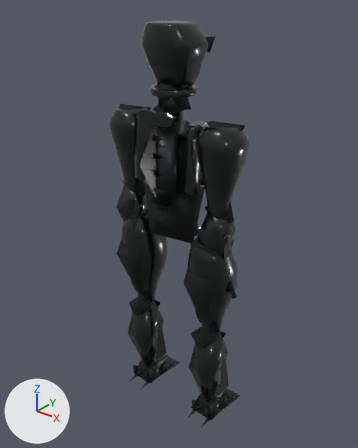
The glTF model public/models/morrow-lod.glb as it was, and as the next commit left it.
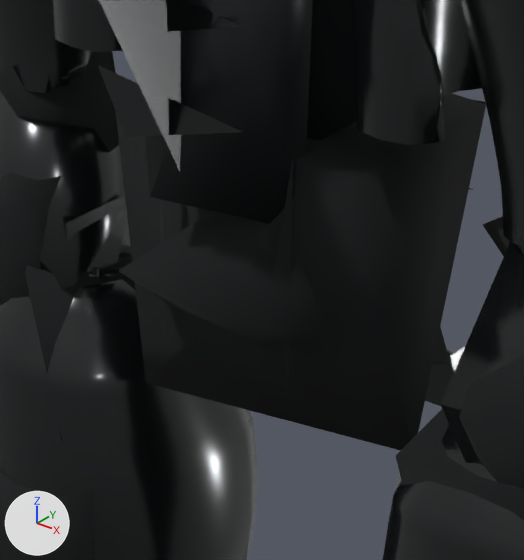
There are two pictures of each version: one whole from a 50 mm camera at (1.122, -1.377, 1.765) aimed at (0.002, 0.023, 0.897), one close up on the part from 35% to 59% of the width and 38% to 58% of the height. Lighting does not change. The marker at lower left points along +X, +Y and +Z. The older version's two pictures come first. Where no turn or scale is listed for an object, it has been applied to the vertices. Vertices at exactly the same position are counted once.

Names of what the first close-up shows: 'left_arm_elbow_elastomer', 'left_arm_elbow_obsidian', 'left_arm_yaw_obsidian', 'left_leg_yaw_elastomer', 'left_leg_yaw_obsidian', 'right_arm_elbow_elastomer', 'right_arm_elbow_obsidian', 'right_arm_yaw_obsidian', 'right_leg_yaw_obsidian', 'spine_roll_elastomer', 'spine_roll_graphite', 'spine_roll_obsidian' and 2 more.
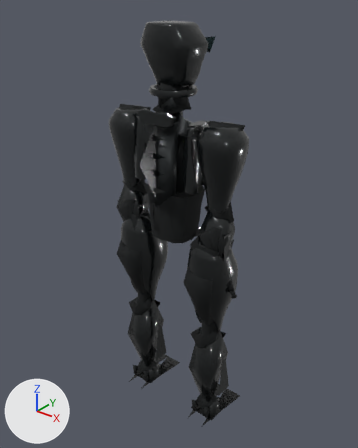
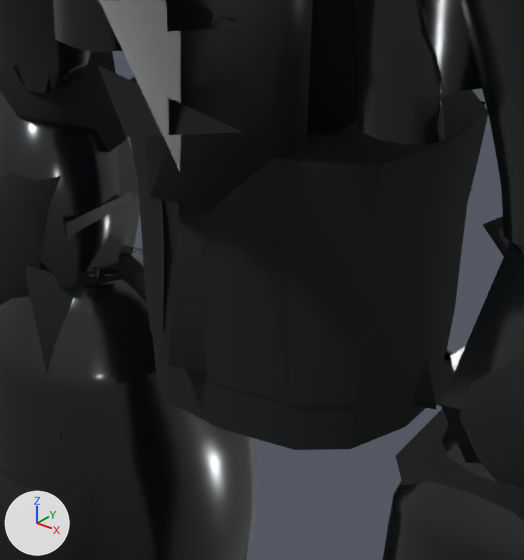
Changed parts and their boxes (x1, y1, x2, y2) in the close-ups (524 x 560 px; the box of a moved part takes in the faces that stretch with it):
```json
{"object": "spine_roll_elastomer", "change": "reshaped", "before": [115, 94, 486, 451], "after": [130, 76, 488, 409], "on screen": "7% shorter"}
{"object": "spine_yaw_elastomer", "change": "added", "after": [152, 337, 445, 450], "on screen": "black"}
{"part": 1, "of": "me_anatomy_led_shell_181", "change": "rebuilt", "before": [115, 94, 486, 451], "after": [130, 76, 488, 406], "on screen": "8% shorter"}
{"part": 2, "of": "me_anatomy_led_shell_181", "change": "moved or reshaped", "before": [119, 217, 450, 365], "after": [168, 204, 437, 409]}
```

Edits to the scene script, one JSON object a line:
```json
{"block": "me_anatomy_led_shell_181", "where": "# used by ob_spine_roll_elastomer; location = (0.0, 0.0, 0.9533)"}
{"op": "remove", "block": "me_anatomy_led_shell_181", "code": "me_anatomy_led_shell_181.from_pydata(...)  # 24 vertices, 26 faces; spans x -0.104..0.105, y -0.102..0.101, z -0.115..0.444"}
{"op": "add", "block": "me_anatomy_led_shell_181", "code": "me_anatomy_led_shell_181.from_pydata(...)  # 89 vertices, 156 faces; spans x -0.113..0.113, y -0.095..0.096, z -0.115..0.444"}
{"block": "me_anatomy_led_shell_181", "change": "me_anatomy_led_shell_181 part 1: the loose piece of 7 vertices spanning x -0.104..0.105, y -0.07..0.08, z -0.095..0.107 is rebuilt with 72 vertices and now spans x -0.113..0.113, y -0.087..0.091, z -0.055..0.109"}
{"block": "me_anatomy_led_shell_181", "change": "me_anatomy_led_shell_181 part 2: 4 vertices removed from x -0.062..0.081, y -0.102..0.101, z -0.067..0.039; 4 vertices added at x -0.049..0.101, y -0.095..0.096, z -0.077..0.071"}
{"op": "add", "block": "me_anatomy_led_shell_185_1", "code": ["me_anatomy_led_shell_185_1 = bpy.data.meshes.new('Anatomy-led shell.185')", "me_anatomy_led_shell_185_1.from_pydata(...)  # 48 vertices, 92 faces; spans x -0.099..0.099, y -0.082..0.078, z -0.087..0.012", "me_anatomy_led_shell_185_1.materials.append(mat_elastomer)  # black #080d0e"]}
{"op": "add", "block": "ob_spine_yaw_elastomer", "code": ["ob_spine_yaw_elastomer = bpy.data.objects.new('spine_yaw_elastomer', me_anatomy_led_shell_185_1)", "ob_spine_yaw_elastomer.location = (0.0, 0.0, 0.9533)"]}
```
